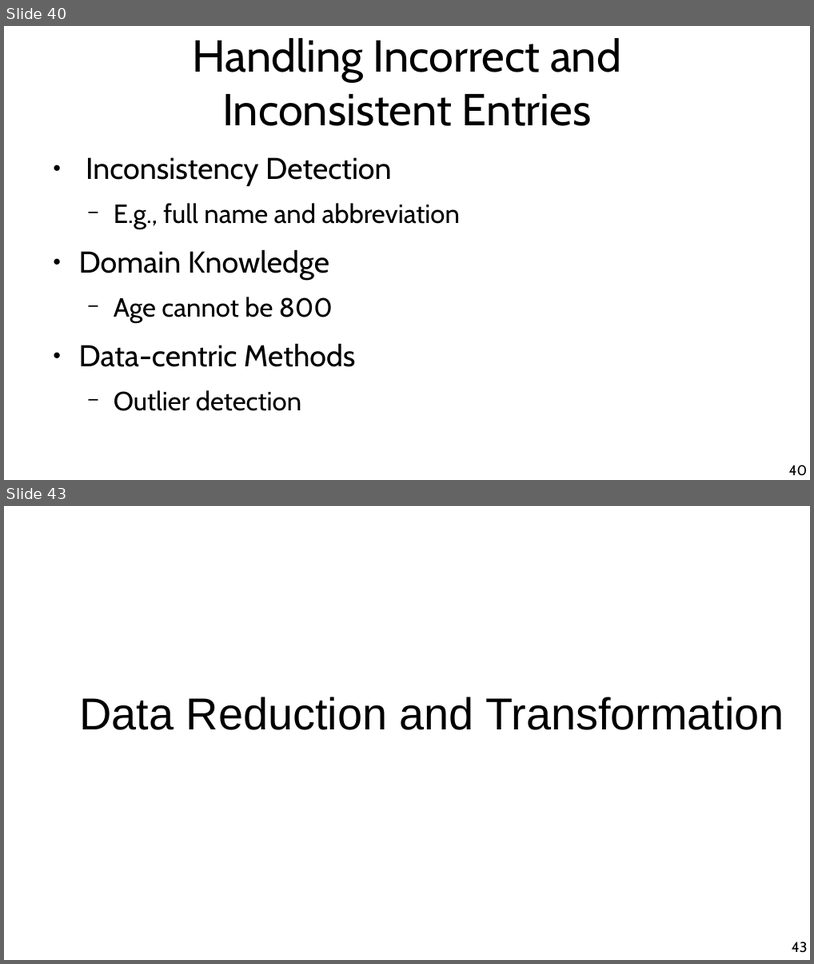
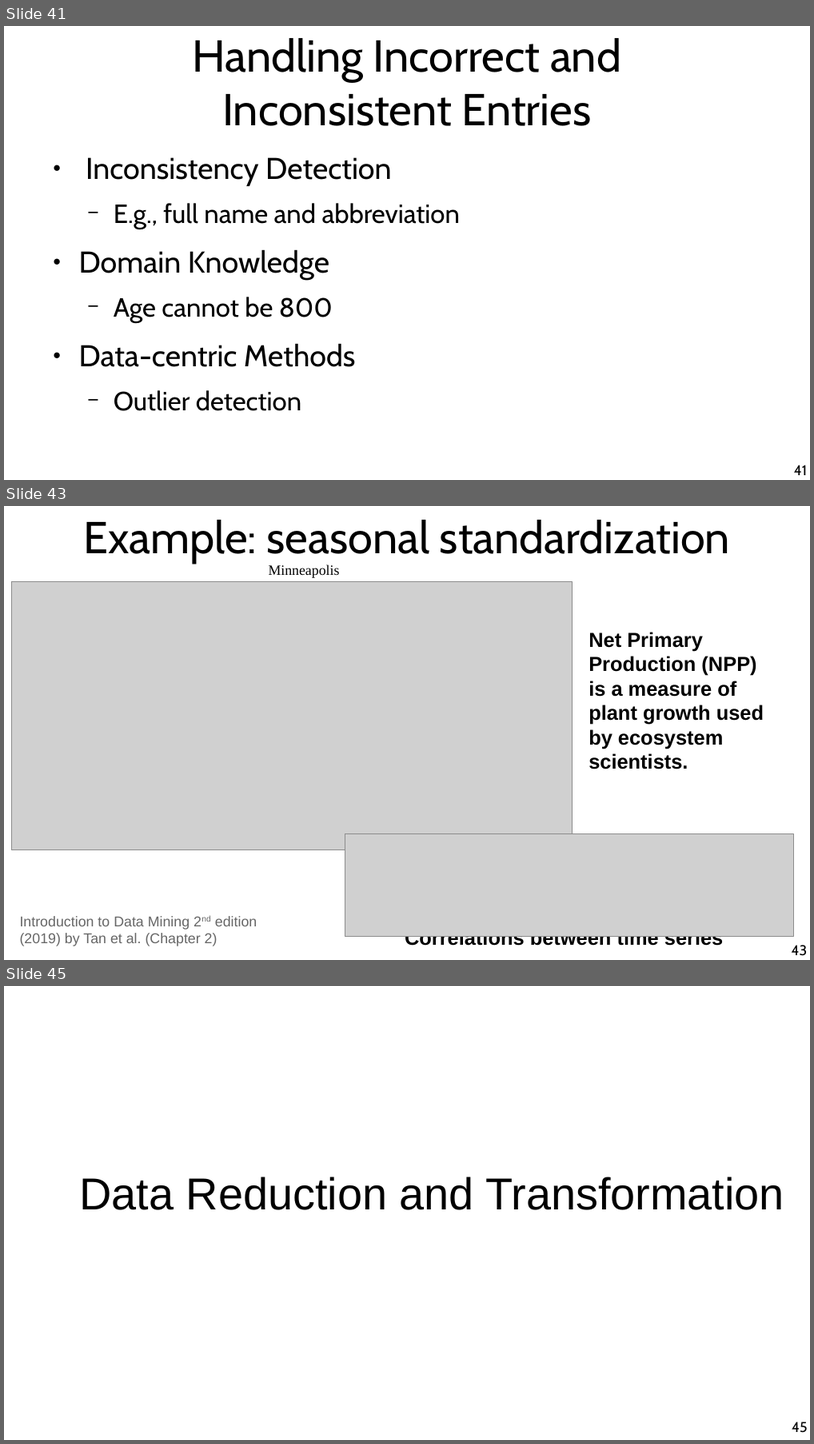
Before and after one commit to chatox/data-mining-course, a slide deck: theory/tt02_data_preparation.odp. Shown one above the other, each under a label of ours: slides 40 and 43 before the commit, slides 41, 43 and 45 after it; the slides between them are not shown. The pictures are 814x964 and 814x1444 pixels, drawn with LibreOffice and Linux fonts; fonts in the diff are those of the drawing; grey boxes stand for pictures. Boxes give left, top, right and bottom in pixels: in the first picture for what was removed or moved away, otherwise in the second. Text is boxed around its words. In the diff, an @@ line names an element or a change of style, - is before the commit and + after.

```diff
--- a/theory/tt02_data_preparation.odp
+++ b/theory/tt02_data_preparation.odp
@@ slide 43 added at [4,506,810,960], background #FFFFFF @@
@@ title added at [83,520,730,563], 44 pt, text #000000 @@
+Example: seasonal standardization
@@ text added at [269,564,340,578], 14 pt, text #000000 @@
+Minneapolis
@@ picture added at [11,582,573,850] @@
@@ text added at [589,632,764,769], 20 pt, text #000000, bold @@
+Net Primary Production (NPP) is a measure of plant growth used by ecosystem scientists.
@@ picture added at [345,834,794,936] @@
@@ text added at [20,916,257,946], 14 pt, text #666666 @@
+Introduction to Data Mining 2nd edition (2019) by Tan et al. (Chapter 2)
@@ text added at [405,936,723,949], 20 pt, text #000000, bold @@
+Correlations between time series
@@ page number added at [792,944,808,956], 14 pt, text #000000 @@
+43
@@ what was slide 40 is now slide 41 @@
@@ page number at [794,464,807,475]: text changed @@
-40
+41
@@ what was slide 43 is now slide 45 @@
@@ page number at [792,1421,808,1432]: text changed @@
-43
+45
```
Also in this commit, not shown: 1 slide changed, 2 other slides added, 1 slide removed, 1 other file.
